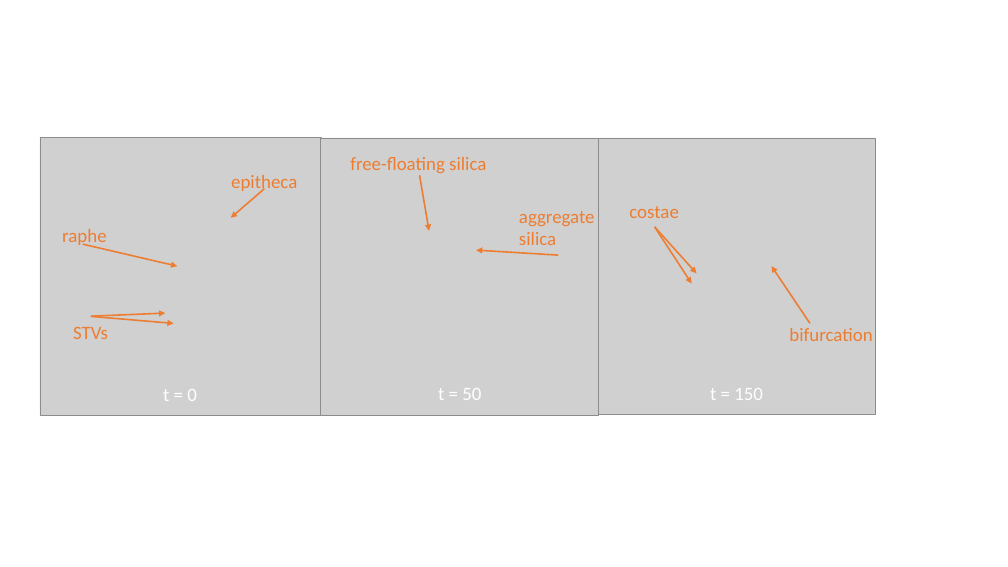
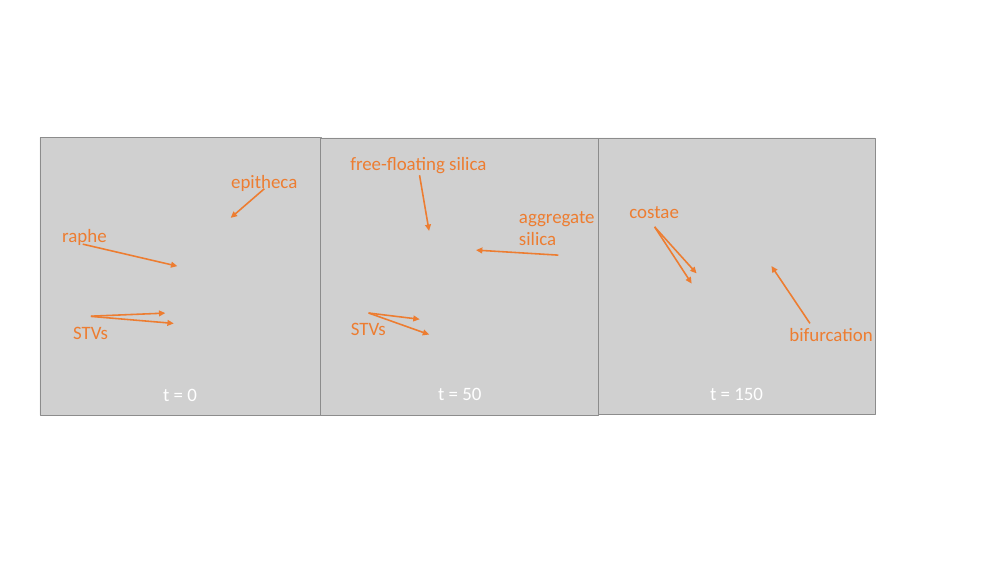
Before and after one commit to arizonat/diatoms, a slide deck: slide 2 of img/composites.pptx. Drawn at 1008x567 pixels with LibreOffice and Linux fonts; fonts in the diff are those of the drawing; grey boxes stand for pictures. Boxes give left, top, right and bottom in pixels: in the first picture for what was removed or moved away, otherwise in the second. Text is boxed around its words. In the diff, an @@ line names an element or a change of style, - is before the commit and + after.

```diff
--- a/img/composites.pptx
+++ b/img/composites.pptx
@@ text added at [351, 323, 386, 335], 18 pt, text #ED7D31 @@
+STVs
@@ arrow added from (369, 313) to (420, 319), #ED7D31 1.5 pt @@
@@ arrow added from (369, 313) to (430, 334), #ED7D31 1.5 pt @@
```
Also in this commit, not shown: 1 other slide changed, 3 slides added, 5 other files.
